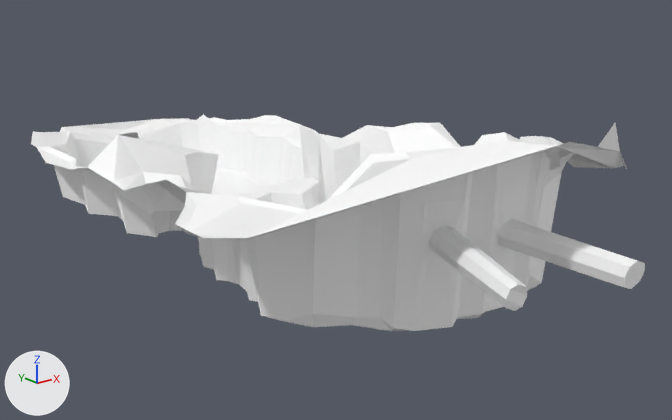
Renders of the FBX model LeyuGame/Assets/Models/Props/Level5/MOD_Level5.fbx from each side of a commit.
One viewpoint serves both versions: a camera (50 mm lens) standing at (-0.1338, -0.1912, 0.0879) and looking at (0.0082, -0.0138, 0.017). The axes (+X, +Y, +Z) are drawn at lower left. The lights are the same throughout. Where no turn or scale is listed for an object, it has been applied to the vertices.

Names of what the first picture shows: 'MOD_Level5', 'MOD_Level5_Floor'.
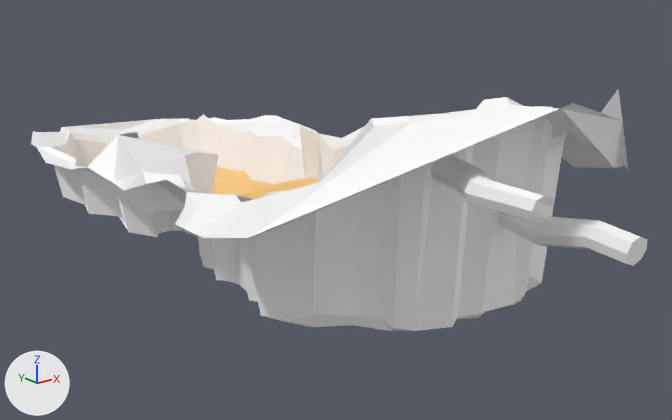
Where the newer file only moved an object's origin or applied its transform, the numbers keep the older frame.

Location of each change, (x1, y1, x2, y2) in pixels of the pictures (672 x 420 px):
```json
{"object": "MOD_Level5", "change": "reshaped", "before": [31, 114, 645, 331], "after": [31, 89, 647, 331], "on screen": "11% taller"}
{"part": 1, "of": "me_mesh", "change": "built on", "before": [237, 122, 645, 311], "after": [237, 89, 647, 307]}
{"part": 2, "of": "me_mesh_001", "change": "recoloured", "before": [211, 167, 319, 199], "after": [211, 167, 319, 199]}
```

The change, as JSON lines over the scene's bpy script:
```json
{"op": "add", "block": "mat_mat_level5_floor", "code": ["mat_mat_level5_floor = principled_material('MAT_Level5_Floor')", "mat_mat_level5_floor.base_color = (1.0, 0.591, 0.198)  # orange #ffca7b"]}
{"block": "me_mesh_001", "where": "# used by ob_mod_level5_floor; location = (0.0057, 0.0111, 0.0116)"}
{"op": "remove", "block": "me_mesh_001", "code": "me_mesh_001.from_pydata(...)  # 123 vertices, 86 faces; spans x -0.038..0.038, y -0.079..0.079, z -0.005..0.005"}
{"op": "add", "block": "me_mesh_001", "code": "me_mesh_001.from_pydata(...)  # 121 vertices, 83 faces; spans x -0.038..0.038, y -0.079..0.079, z -0.005..0.005"}
{"block": "me_mesh_001", "change": "me_mesh_001 part 2: 80 faces spanning x -0.038..0.038, y -0.079..0.079, z -0.005..0.005 switch from mat_mat_snow (white #ffffff) to mat_mat_level5_floor (orange #ffca7b)"}
{"block": "me_mesh", "where": "# used by ob_mod_level5; location = (0.0001, -0.0013, 0.0286)"}
{"op": "remove", "block": "me_mesh", "code": "me_mesh.from_pydata(...)  # 374 vertices, 361 faces; spans x -0.053..0.053, y -0.1..0.1, z -0.022..0.022"}
{"op": "add", "block": "me_mesh", "code": "me_mesh.from_pydata(...)  # 405 vertices, 393 faces; spans x -0.053..0.053, y -0.1..0.1, z -0.022..0.029"}
{"block": "me_mesh", "change": "me_mesh part 1"}
{"block": "me_mesh", "change": "19 faces are deleted"}
{"block": "me_mesh", "change": "36 vertices in x -0.03..0.043, y -0.09..-0.055, z 0.004..0.022 move by (0.0, 0.0, 0.007)"}
{"block": "me_mesh", "change": "9 vertices in x 0.006..0.012, y -0.1..-0.069, z -0.006..0.0 move by (0.0, 0.0, 0.005)"}
{"block": "me_mesh", "change": "8 vertices in x -0.013..-0.005, y -0.069..-0.065, z -0.004..0.007 move by (0.0, 0.0, 0.014)"}
{"block": "me_mesh", "change": "4 vertices in x 0.007..0.013, y -0.069..-0.068, z -0.006..-0.003 move by (0.0, 0.0, 0.004)"}
{"block": "me_mesh", "change": "3 vertices in x -0.018..0.033, y -0.07..-0.054, z 0.012..0.018 move by (0.0, 0.0, 0.006)"}
{"block": "me_mesh", "change": "13 vertices move from x -0.022..0.012, y -0.099..-0.068, z -0.005..0.002 to x -0.016..0.013, y -0.098..-0.068, z -0.001..0.016"}
{"block": "me_mesh", "change": "27 vertices are added at x -0.018..0.014, y -0.099..-0.076, z -0.002..0.016"}
{"block": "me_mesh", "change": "5 new vertices lie (0.002, 0.011, 0.0) away from vertices in x 0.006..0.011, y -0.1..-0.099, z -0.006..0.0"}
{"block": "me_mesh", "change": "51 new faces join them, mat_mat_level5_tunnels (its picture is missing)"}
```
